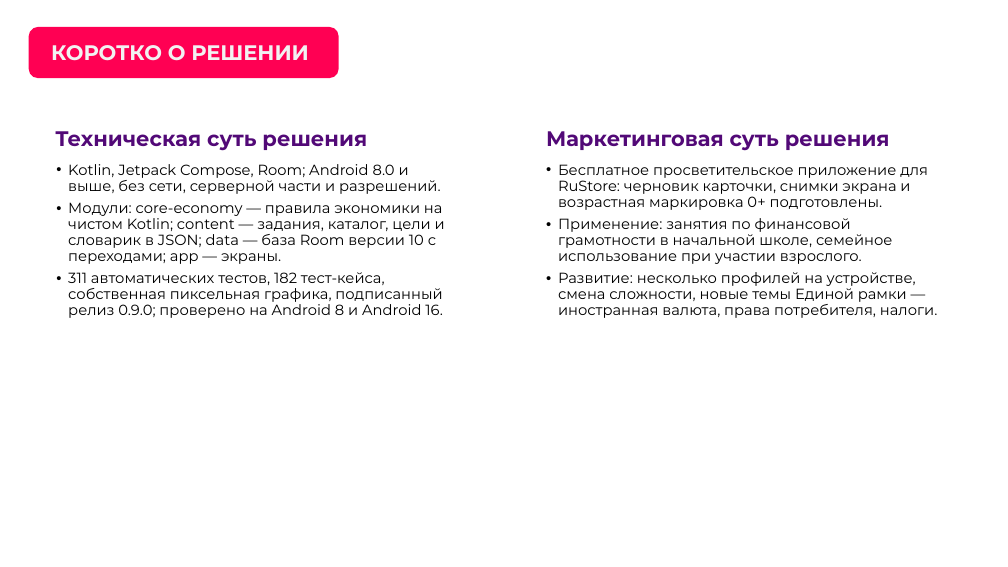
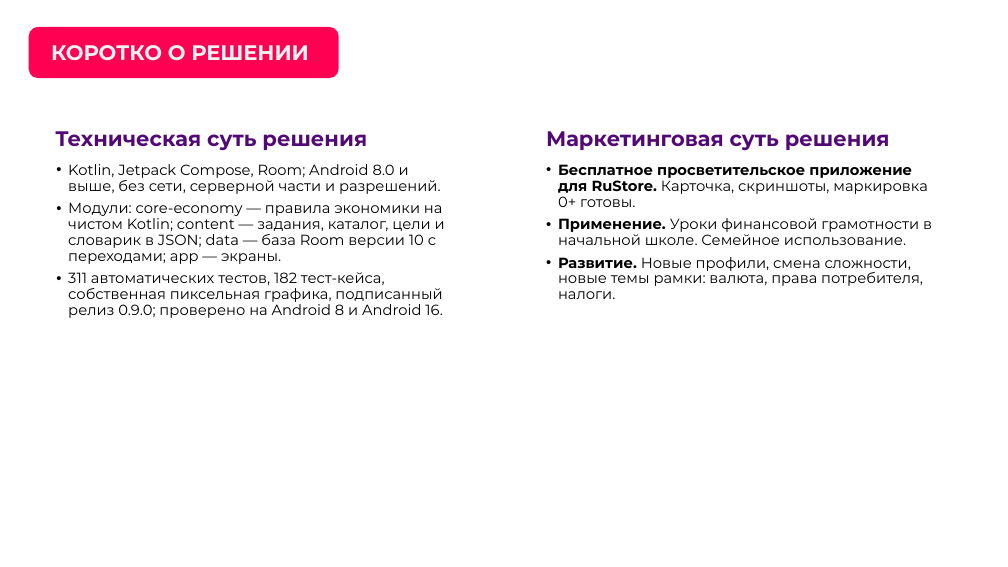
Before and after one commit to fibre13/finny, a slide deck: slide 5 of sdacha/finny-prezentatsiya.pptx. Drawn at 1008x567 pixels with LibreOffice and Linux fonts; fonts in the diff are those of the drawing; background and template pictures are left out. Boxes give left, top, right and bottom in pixels: in the first picture for what was removed or moved away, otherwise in the second. Text is boxed around its words. In the diff, an @@ line names an element or a change of style, - is before the commit and + after.

```diff
--- a/sdacha/finny-prezentatsiya.pptx
+++ b/sdacha/finny-prezentatsiya.pptx
@@ text at (558, 164, 932, 299): text changed @@
-• Бесплатное просветительское приложение для RuStore: черновик карточки, снимки экрана и возрастная маркировка 0+ подготовлены.
-• Применение: занятия по финансовой грамотности в начальной школе, семейное использование при участии взрослого.
-• Развитие: несколько профилей на устройстве, смена сложности, новые темы Единой рамки — иностранная валюта, права потребителя, налоги.
+• Бесплатное просветительское приложение для RuStore. Карточка, скриншоты, маркировка 0+ готовы.
+• Применение. Уроки финансовой грамотности в начальной школе. Семейное использование.
+• Развитие. Новые профили, смена сложности, новые темы рамки: валюта, права потребителя, налоги.
```
Also in this commit, not shown: 1 other slide changed, 1 other file.
